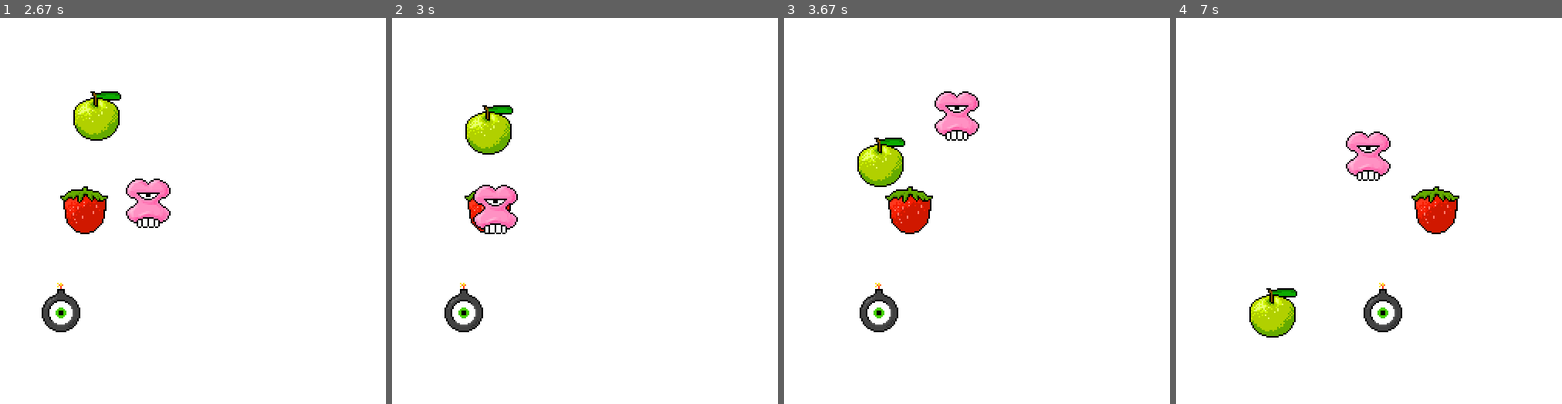
Above: before the commit, frames 1-4 (left to right).
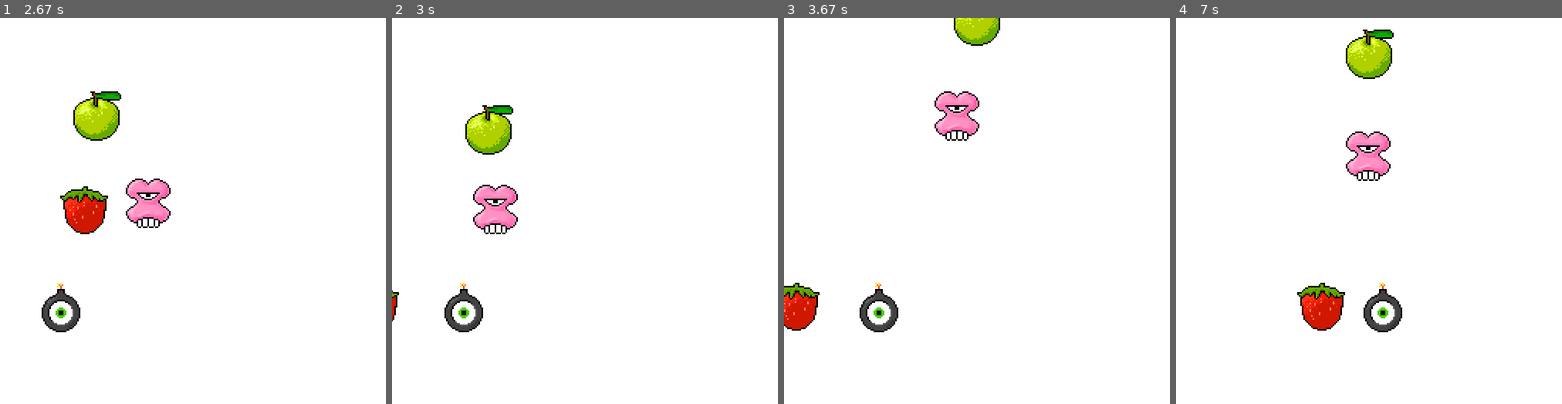
Above: after the commit, the same moments.

Repository: brendansmith123/pygame
Game: pygame game, started from game.py
The game is run twice, just before and just after one commit, with the same random seed, the same clock (stepped at 60 frames per second) and the same inputs.
Inputs:
- Up to frame 1 (2.67 s): hold Right 0.33-0.8 s; hold Up 0.83-1.13 s; hold Right 1.17-1.63 s; hold Left 1.67-2.2 s; hold Down 2.23-2.53 s; hold Left from 2.57 s (still down)
- Up to frame 2 (3 s): release Left at 2.97 s
- Up to frame 3 (3.67 s): hold Up 3-3.37 s; hold Right from 3.4 s (still down)
- Up to frame 4 (7 s): release Right at 4.03 s; hold Down 4.07-4.43 s; hold Left 4.47-4.93 s; hold Right 4.97-5.43 s; hold Up 5.47-5.77 s; hold Right 5.8-6.27 s; hold Left 6.3-6.83 s; hold Down from 6.87 s (still down)

Frame 1 is identical in both runs. In frame 2, 0.3% of the frame differs, in the area x 0-31%, y 44-79%; in frame 3, 4.0%; in frame 4, 4.7%, in the area x 19-74%, y 3-83%.

Commit message:
Collisions
Collisions

Diff:
--- a/game.py
+++ b/game.py
@@ -1,3 +1,4 @@
+
 # Import and initialize pygame
 import pygame
 from random import randint
@@ -11,17 +12,17 @@
 
 # Game Object
 class GameObject(pygame.sprite.Sprite):
-  # Remove width and height and add image here!
-  def __init__(self, x, y, image):
-    super(GameObject, self).__init__()
-    # self.surf = pygame.Surface((width, height)) REMOVE!
-    # self.surf.fill((255, 0, 255)) REMOVE!
-    self.surf = pygame.image.load(image) # ADD!
-    self.x = x
-    self.y = y
-
-  def render(self, screen):
-    screen.blit(self.surf, (self.x, self.y))
+	def __init__(self, x, y, image):
+		super(GameObject, self).__init__()
+		self.surf = pygame.image.load(image)
+		self.x = x
+		self.y = y
+		self.rect = self.surf.get_rect() # add
+
+	def render(self, screen):
+		self.rect.x = self.x # add
+		self.rect.y = self.y # add
+		screen.blit(self.surf, (self.x, self.y))
 
 class Apple(GameObject):
   def __init__(self):
@@ -142,6 +143,7 @@
     self.dy = lanes[self.pos_y]
 
 all_sprites = pygame.sprite.Group()
+fruit_sprites = pygame.sprite.Group()
 
 apple = Apple()
 strawberry = Strawberry()
@@ -153,6 +155,8 @@
 all_sprites.add(apple)
 all_sprites.add(strawberry)
 all_sprites.add(bomb)
+fruit_sprites.add(apple)
+fruit_sprites.add(strawberry)
 
 clock = pygame.time.Clock()
 
@@ -185,6 +189,13 @@
   player.render(screen)
   bomb.move()
   bomb.render(screen)
+
+  fruit = pygame.sprite.spritecollideany(player, fruit_sprites)
+  if fruit:
+	  fruit.reset()
+
+  if pygame.sprite.collide_rect(player, bomb):
+	  running = False
   # Update the window
   pygame.display.flip()
   # tick the clock!
